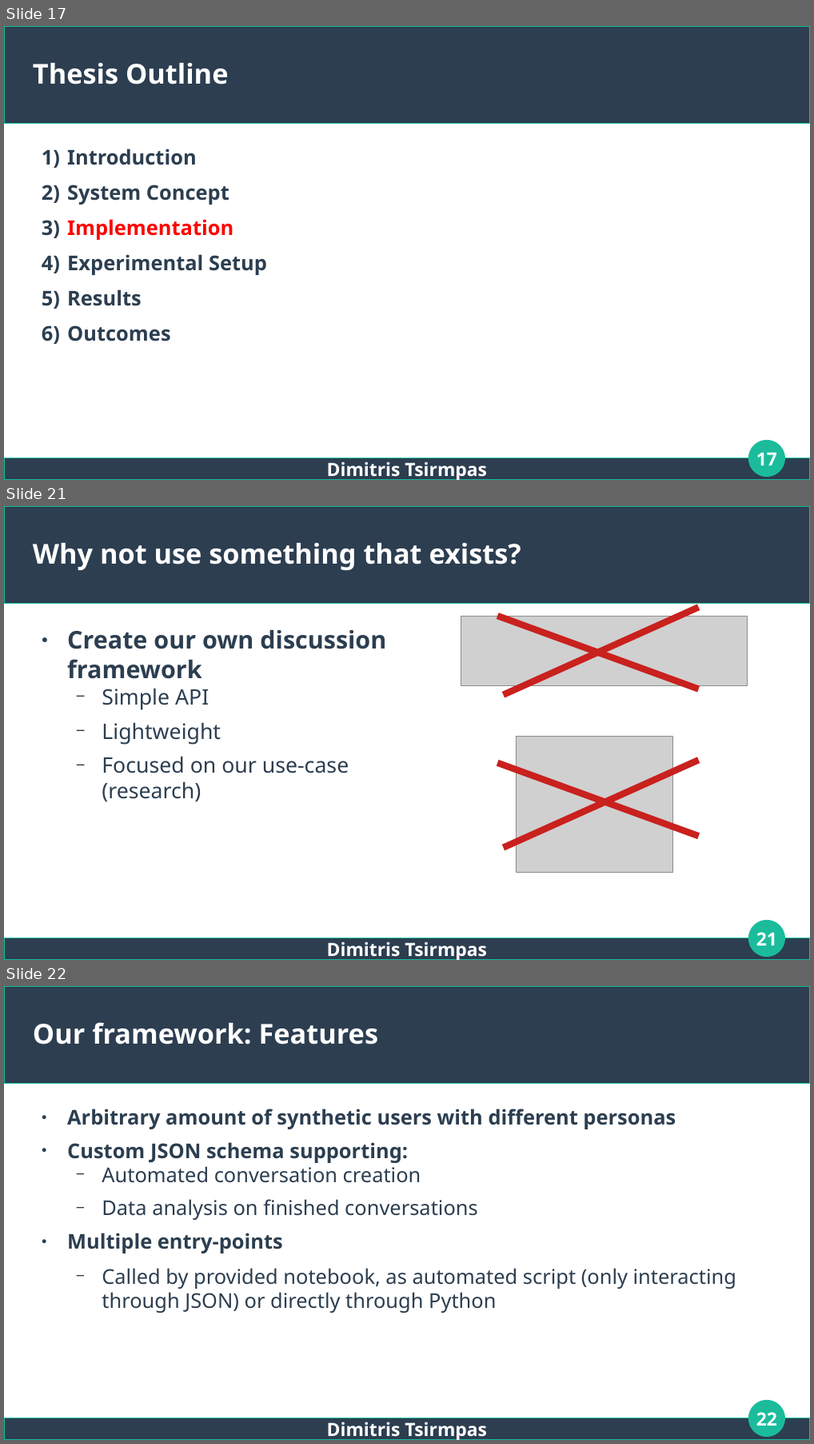
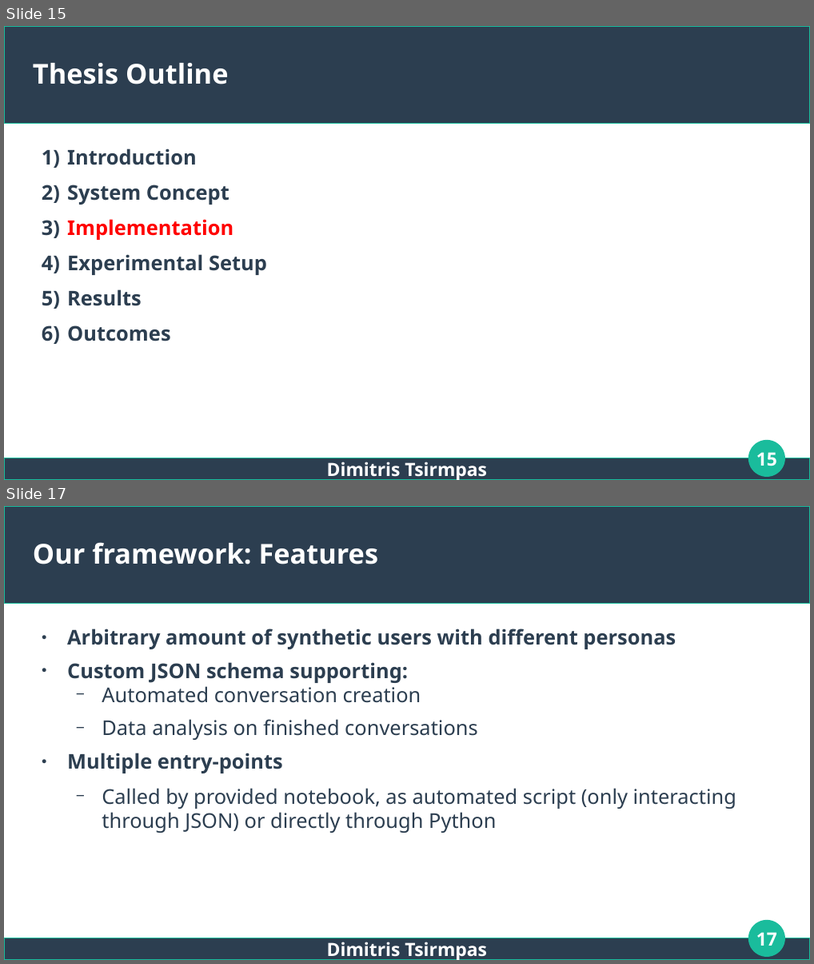
Before and after one commit to dimits-ts/llm_moderation_research, a slide deck: presentations/thesis.odp. Shown one above the other, each under a label of ours: slides 17, 21 and 22 before the commit, slides 15 and 17 after it; the slides between them are not shown. The pictures are 814x1444 and 814x964 pixels, drawn with LibreOffice and Linux fonts; fonts in the diff are those of the drawing; grey boxes stand for pictures. Boxes give left, top, right and bottom in pixels: in the first picture for what was removed or moved away, otherwise in the second. Text is boxed around its words. In the diff, an @@ line names an element or a change of style, - is before the commit and + after.

```diff
--- a/presentations/thesis.odp
+++ b/presentations/thesis.odp
@@ slide 21 removed at (x1=4, y1=506, x2=810, y2=960), background #FFFFFF; not listed: 3 template elements that a slide beside it also shows @@
@@ title removed at (x1=33, y1=543, x2=522, y2=571) @@
-Why not use something that exists?
@@ picture removed at (x1=462, y1=616, x2=748, y2=686) @@
@@ line removed from (498, 616) to (699, 689) @@
@@ line removed from (504, 695) to (699, 607) @@
@@ text removed at (x1=67, y1=630, x2=386, y2=802) @@
-● Create our own discussion framework
-  − Simple API
-  − Lightweight
-  − Focused on our use-case (research)
@@ picture removed at (x1=516, y1=736, x2=674, y2=872) @@
@@ line removed from (498, 763) to (699, 836) @@
@@ line removed from (504, 848) to (699, 760) @@
@@ page number removed at (x1=757, y1=932, x2=778, y2=945) @@
-21
@@ text removed at (x1=327, y1=941, x2=487, y2=960) @@
-Dimitris Tsirmpas
@@ what was slide 17 is now slide 15 @@
@@ page number at (x1=757, y1=452, x2=778, y2=466): text changed @@
-17
+15
@@ what was slide 22 is now slide 17 @@
@@ page number at (x1=757, y1=932, x2=778, y2=945): text changed @@
-22
+17
```
Also in this commit, not shown: 14 slides changed, 1 slide added, 6 other slides removed, 8 other files.
